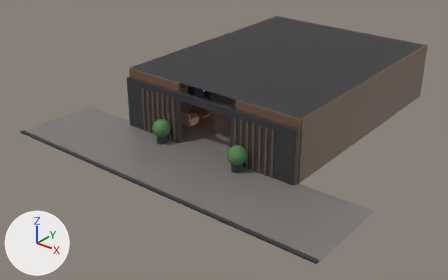
The Blender file art/blockout.blend as it was, and as the next commit left it.
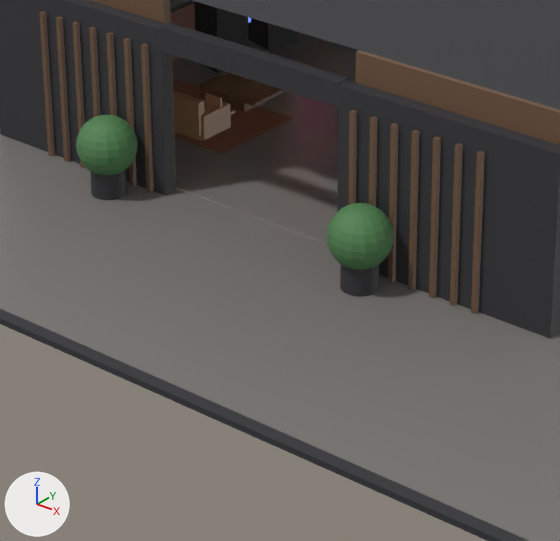
Each version is shown whole from a camera (50 mm lens) standing at (23.82, -37.06, 18.56) and looking at (-1.2, -5.79, -0.83), then close up on the part from 29% to 66% of the width and 30% to 88% of the height. Arrows for +X, +Y and +Z are at lower left; the lights stay in place. The older version's two pictures come first.

Script lines for the objects in view, before the commit:
```python
me_cylinder_090 = bpy.data.meshes.new('Cylinder.090')
me_cylinder_090.from_pydata(...)  # a 24-sided cylinder along z spanning x -0.36..0.36, y -0.36..0.36, z -0.35..0.35
me_cylinder_090.materials.append(mat_ink)  # dark grey #353538
me_cylinder_091 = bpy.data.meshes.new('Cylinder.091')
me_cylinder_091.from_pydata(...)  # a 24-sided cylinder along z spanning x -0.36..0.36, y -0.36..0.36, z -0.35..0.35
me_cylinder_091.materials.append(mat_ink)  # dark grey #353538
me_plane_001 = bpy.data.meshes.new('Plane.001')
me_plane_001.from_pydata([(-0.5, -0.5, 0.0), (0.5, -0.5, 0.0), (-0.5, 0.5, 0.0), (0.5, 0.5, 0.0)], [], [(0, 1, 3, 2)])
me_plane_001.materials.append(mat_ink)  # dark grey #353538
me_sphere_004 = bpy.data.meshes.new('Sphere.004')
me_sphere_004.from_pydata(...)  # a UV sphere (16 segments, 12 rings, poles along z) spanning x -0.62..0.62, y -0.62..0.62, z -0.62..0.62
me_sphere_004.materials.append(mat_palm_leaf_0)  # green #508150
me_sphere_005 = bpy.data.meshes.new('Sphere.005')
me_sphere_005.from_pydata(...)  # a UV sphere (16 segments, 12 rings, poles along z) spanning x -0.62..0.62, y -0.62..0.62, z -0.62..0.62
me_sphere_005.materials.append(mat_palm_leaf_1)  # green #508150
ob_ceiling = bpy.data.objects.new('ceiling', me_plane_001)
ob_ceiling.location = (0.0, 0.0, 4.2)
ob_ceiling.rotation_euler = (3.142, 0.0, 0.0)  # degrees (180, 0, 0)
ob_ceiling.scale = (14.0, 18.0, 1.0)
ob_palm_0 = bpy.data.objects.new('palm_0', me_sphere_004)
ob_palm_0.location = (-3.2, -10.0, 1.05)
ob_palm_1 = bpy.data.objects.new('palm_1', me_sphere_005)
ob_palm_1.location = (3.2, -10.0, 1.05)
ob_planter_0 = bpy.data.objects.new('planter_0', me_cylinder_090)
ob_planter_0.location = (-3.2, -10.0, 0.35)
ob_planter_1 = bpy.data.objects.new('planter_1', me_cylinder_091)
ob_planter_1.location = (3.2, -10.0, 0.35)
# also in view: 'f_slat_19' at (3.53, -9.45, 1.6); 'facade_top' at (0.0, -9.25, 3.4); 'rug' at (-4.3, -6.0, 0.01); 'sidewalk' at (0.0, -12.0, -0.01); 'f_slat_2' at (-4.46, -9.45, 1.6)
```
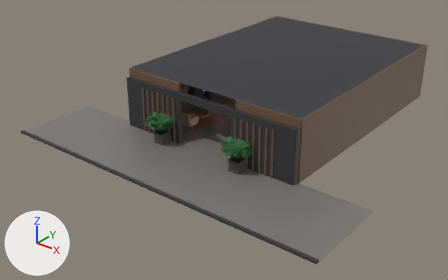
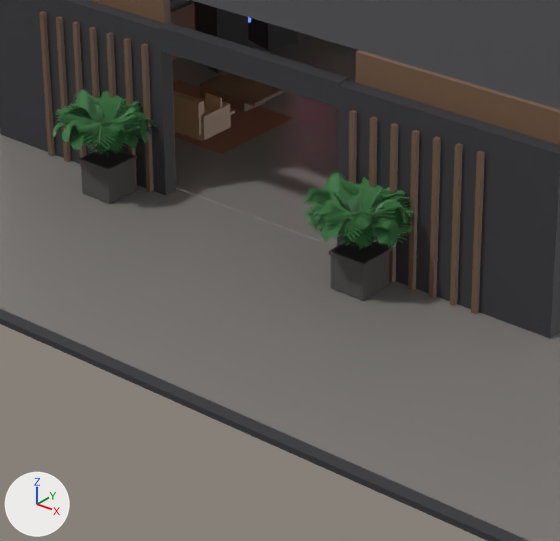
The change in detail:
Material 'palm_right_pot' (mat_palm_right_pot) is new.
Its base color is (0.075, 0.07, 0.065) (dark grey #4d4b48).
Its roughness is 0.75.
Material 'palm_left_pot' (mat_palm_left_pot) is new.
Its base color is (0.075, 0.07, 0.065) (dark grey #4d4b48).
Its roughness is 0.75.
Material 'palm_right_leaf' (mat_palm_right_leaf) is new.
Its base color is (0.05, 0.185, 0.06) (dark green #3f7745).
Material 'palm_left_leaf' (mat_palm_left_leaf) is new.
Its base color is (0.05, 0.185, 0.06) (dark green #3f7745).
me_cylinder_090 is used by ob_planter_0; location (-3.2, -10.0, 0.35).
me_cylinder_090 had 48 vertices, 26 faces and spanned x -0.36..0.36, y -0.36..0.36, z -0.35..0.35.
me_cylinder_090 no longer uses material mat_ink (dark grey #353538).
me_cylinder_090 now has 96 vertices, 98 faces and spans x -0.5..0.5, y -0.5..0.5, z -0.5..0.5.
me_cylinder_090 part 1: 48 vertices removed from x -0.36..0.36, y -0.36..0.36, z -0.35..0.35; 96 vertices added at x -0.5..0.5, y -0.5..0.5, z -0.5..0.5.
me_cylinder_090 gains material mat_palm_left_pot (dark grey #4d4b48).
me_cylinder_091 is used by ob_planter_1; location (3.2, -10.0, 0.35).
me_cylinder_091 had 48 vertices, 26 faces and spanned x -0.36..0.36, y -0.36..0.36, z -0.35..0.35.
me_cylinder_091 no longer uses material mat_ink (dark grey #353538).
me_cylinder_091 now has 96 vertices, 98 faces and spans x -0.5..0.5, y -0.5..0.5, z -0.5..0.5.
me_cylinder_091 part 2: 48 vertices removed from x -0.36..0.36, y -0.36..0.36, z -0.35..0.35; 96 vertices added at x -0.5..0.5, y -0.5..0.5, z -0.5..0.5.
me_cylinder_091 gains material mat_palm_right_pot (dark grey #4d4b48).
Mesh me_palm_right_fronds is new.
It has 15264 vertices, 7632 faces and spans x 2.16..4.27, y -11.05..-8.93, z 0.78..2.0.
It uses material mat_palm_right_leaf (dark green #3f7745).
Mesh me_cube_218 is new.
It has 96 vertices, 98 faces and spans x -0.5..0.5, y -0.5..0.5, z -0.5..0.5.
It uses material mat_palm_right_pot (dark grey #4d4b48).
Mesh me_palm_left_fronds is new.
It has 15264 vertices, 7632 faces and spans x -4.26..-2.22, y -11.05..-8.93, z 0.78..2.03.
It uses material mat_palm_left_leaf (dark green #3f7745).
Mesh me_cube_215 is new.
It has 96 vertices, 98 faces and spans x -0.5..0.5, y -0.5..0.5, z -0.5..0.5.
It uses material mat_palm_left_pot (dark grey #4d4b48).
Object 'planter_0' (ob_planter_0) is rescaled from (1.0, 1.0, 1.0) to (0.78, 0.78, 0.78).
Object 'palm_0' (ob_palm_0) is deleted.
Object 'planter_1' (ob_planter_1) moves from (3.2, -10.0, 0.35) to (3.2, -10.0, 0.39).
Object 'planter_1' (ob_planter_1) is rescaled from (1.0, 1.0, 1.0) to (0.78, 0.78, 0.78).
Object 'palm_1' (ob_palm_1) is deleted.
Object 'palm_right_fronds' (ob_palm_right_fronds) is new; it shows me_palm_right_fronds.
Its location is (0.0, 0.0, 0.0).
Object 'palm_right_rim' (ob_palm_right_rim) is new; it shows me_cube_218.
Its location is (3.2, -10.0, 0.75).
Its scale is (0.83, 0.83, 0.06).
Object 'palm_left_fronds' (ob_palm_left_fronds) is new; it shows me_palm_left_fronds.
Its location is (0.0, 0.0, 0.0).
Object 'palm_left_rim' (ob_palm_left_rim) is new; it shows me_cube_215.
Its location is (-3.2, -10.0, 0.75).
Its scale is (0.83, 0.83, 0.06).

Pixel boxes [x1, y1, x2, y2] of what changed, in the close-ups (560 x 541 px):
'palm_right_fronds', added (dark green)
    after: [303, 172, 418, 250]
'palm_left_fronds', added (dark green)
    after: [53, 89, 158, 158]
'palm_1', deleted (green)
    before: [327, 203, 394, 270]
'palm_0', deleted (green)
    before: [76, 114, 138, 175]
'planter_1', reshaped, moved, rescaled
    before: [340, 264, 379, 296]
    after: [331, 242, 389, 301]
'planter_0', reshaped, rescaled
    before: [90, 170, 127, 200]
    after: [81, 150, 136, 204]
'palm_right_rim', added
    after: [329, 241, 391, 267]
'palm_left_rim', added
    after: [79, 149, 137, 172]
